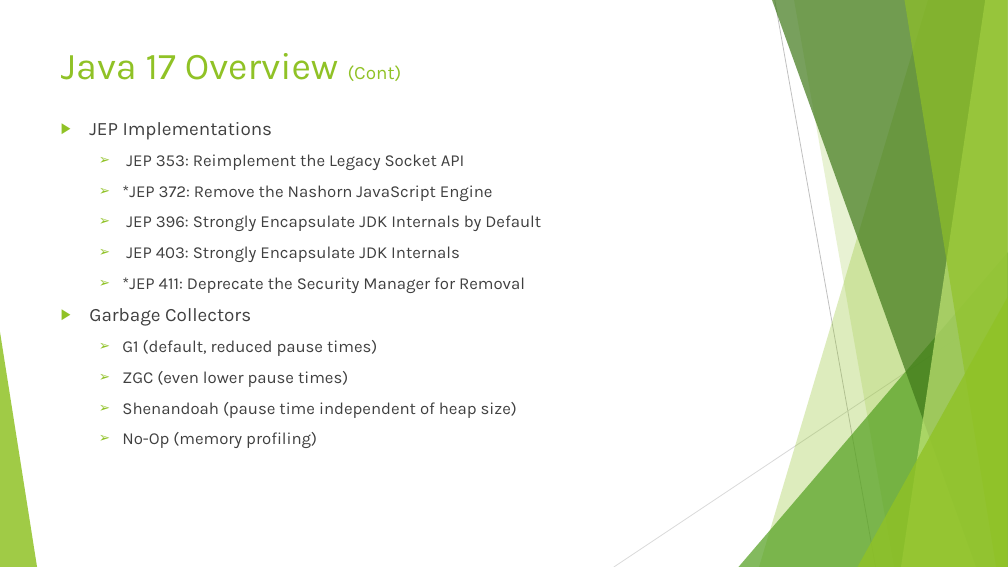
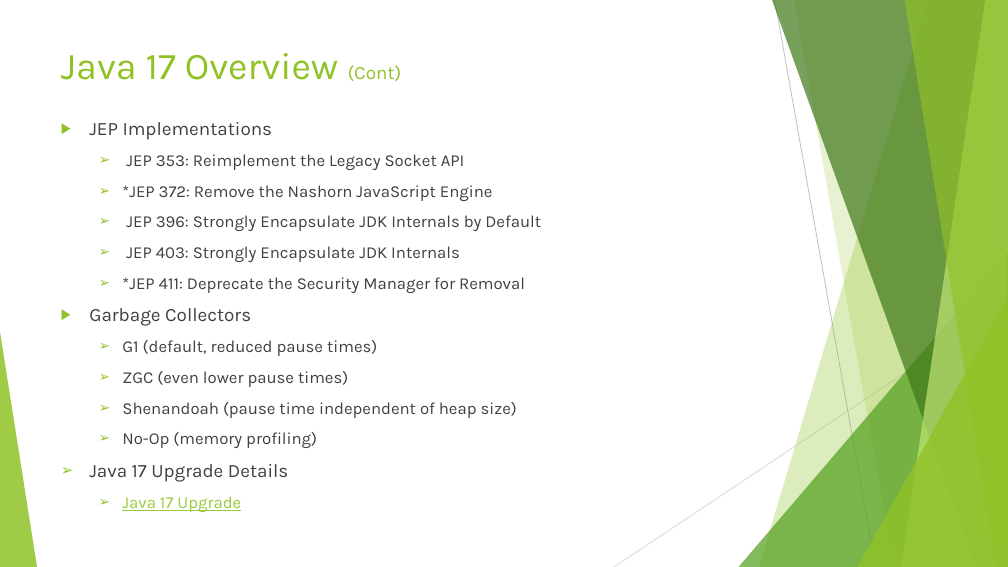
Before and after one commit to Rohan427/Qpid4Graal, a slide deck: slide 8 of doc/reference/GraalVm _Upgrade.pptx. Drawn at 1008x567 pixels with LibreOffice and Linux fonts; fonts in the diff are those of the drawing. Boxes give left, top, right and bottom in pixels: in the first picture for what was removed or moved away, otherwise in the second. Text is boxed around its words. In the diff, an @@ line names an element or a change of style, - is before the commit and + after.

Commit message:
Java 17 Upgrade PPT v2

```diff
--- a/doc/reference/GraalVm _Upgrade.pptx
+++ b/doc/reference/GraalVm _Upgrade.pptx
@@ text at box(89, 464, 289, 512): paragraphs added @@
+➢ Java 17 Upgrade Details
+  ➢ Java 17 Upgrade
```
Also in this commit, not shown: 1 other slide changed, 1 other file.
